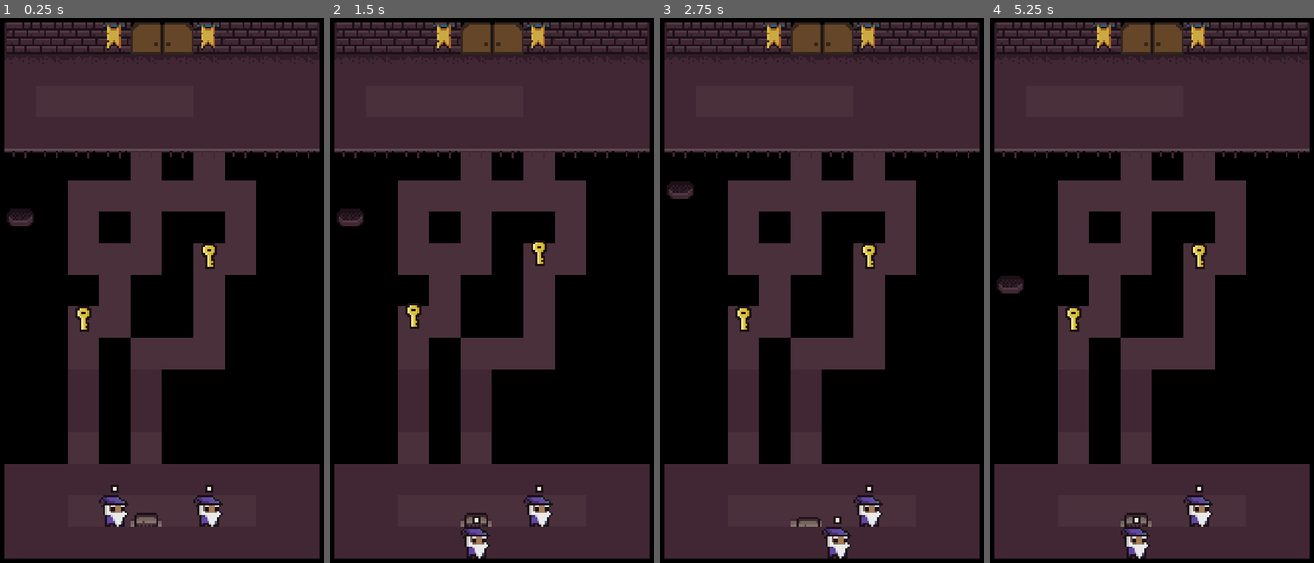
Above: before the commit, frames 1-4 (left to right).
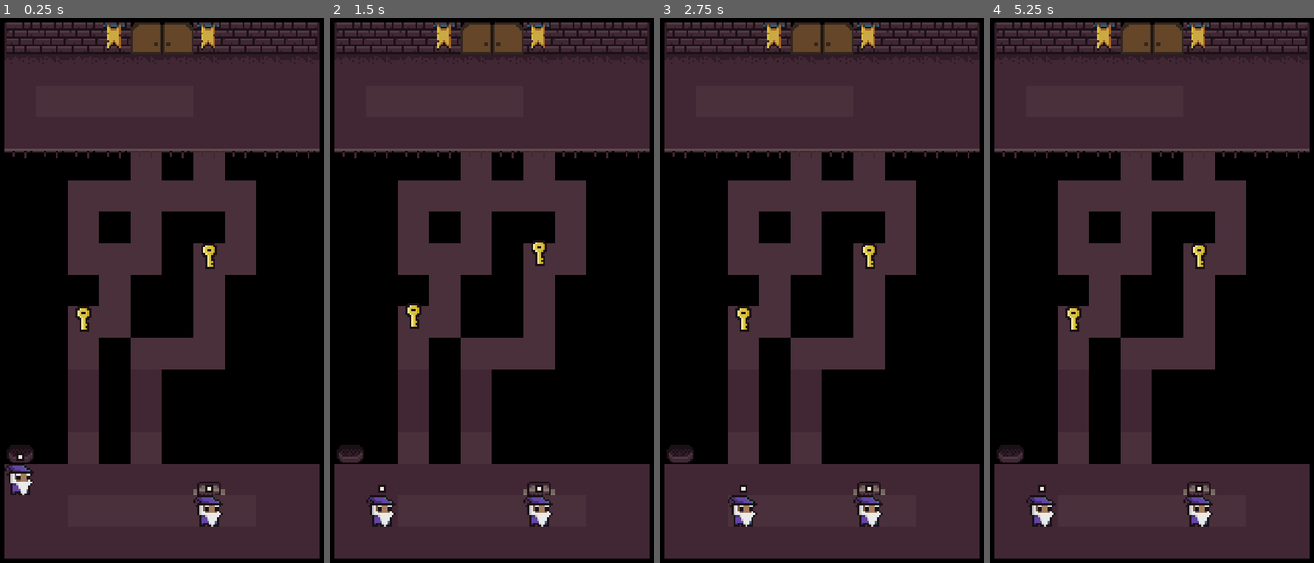
Above: after the commit, the same moments.

Repository: Krol22/void
Game: Godot game, scene res://Scenes/PlayScene.tscn
Same seed, same stepped clock (60 frames per second), same inputs: the game is played once before the commit and once after it.
Inputs:
- Up to frame 1 (0.25 s): no input
- Up to frame 2 (1.5 s): hold Right (ui_right) 0.53-1.28 s; tap Space (ui_select) at 0.77 s; hold Down (ui_down) from 1.28 s (still down)
- Up to frame 3 (2.75 s): tap Space (ui_select) at 1.52 s; release Down (ui_down) at 2.03 s; hold Right (ui_right) from 2.03 s (still down)
- Up to frame 4 (5.25 s): release Right (ui_right) at 2.78 s; hold Up (ui_up) 2.78-3.53 s; tap Space (ui_select) at 3.02, 3.77, 4.52 s; hold Left (ui_left) 3.53-5.03 s; hold Down (ui_down) from 5.03 s (still down)

The runs differ from the first frame. In frame 1, 1.6% of the frame differs, in the area x 1-70%, y 34-94%; in frame 2, 1.6%; in frame 3, 1.6%; in frame 4, 1.6%, in the area x 2-70%, y 47-100%.

Commit message:
functional moving platforms!

Diff:
--- a/Entities/Map/Bridge.gd
+++ b/Entities/Map/Bridge.gd
@@ -8,6 +8,7 @@
 var move = false
 var speed = 20
 var direction = Vector2.UP
+var player
 
 # HOOKS
 func _ready():
@@ -17,6 +18,9 @@
 func _process(delta):
 	if (move && !is_done):
 		position.y = position.y + (direction.y * speed) * delta
+		if (player):
+			player.position.y = position.y
+
 		if (direction.y < 0):
 			var collider = top_ray_cast.get_collider()
 			if (collider):
@@ -24,7 +28,6 @@
 				is_done = true
 		elif (direction.y > 0):
 			var collider = bottom_ray_cast.get_collider()
-			print(collider)
 			if (collider):
 				move = false
 				is_done = true
@@ -46,3 +49,9 @@
 	var pressure_plate = new_pressure_plate
 	pressure_plate.connect("pressure_plate_pressed", self, "_on_pressure_plate_pressed")
 	pressure_plate.connect("pressure_plate_unpressed", self, "_on_pressure_plate_unpressed")
+
+func set_active_player(character: Area2D):
+	player = character
+	top_ray_cast.add_exception(character)
+	bottom_ray_cast.add_exception(character)
+	print(character);
--- a/Entities/Player.gd
+++ b/Entities/Player.gd
@@ -15,6 +15,8 @@
 # TODO State manager
 var alive = true
 var active = false
+var bridge = null
+var pressure_plate = null
 
 # HOOKS
 func _ready():
@@ -85,7 +87,13 @@
 	animation_player.play_backwards("Activate")
 	active = false
 
-
 func kill(_reason):
 	alive = false
 	animation_player.play("Fall")
+
+#TODO I can move it to one object?
+func set_bridge(new_bridge):
+	bridge = new_bridge
+
+func set_pressure_plate(new_pressure_plate):
+	pressure_plate = new_pressure_plate
--- a/Levels/Level0.tscn
+++ b/Levels/Level0.tscn
@@ -30,7 +30,7 @@
 tile_data = PoolIntArray( 4, 4, 0, 5, 2, 0, 6, 2, 0, 7, 11, 0, 10, 11, 0, 11, 2, 0, 12, 2, 0, 13, 3, 0, 65540, 0, 0, 65 …(1064 unchanged characters)…
 
 [node name="Entrance" parent="." instance=ExtResource( 2 )]
-position = Vector2( 120, 248 )
+position = Vector2( 72, 232 )
 
 [node name="Entrance1" parent="." instance=ExtResource( 2 )]
 position = Vector2( 168, 248 )
@@ -53,7 +53,7 @@
 position = Vector2( 104, 152 )
 
 [node name="Bridge" parent="." instance=ExtResource( 6 )]
-position = Vector2( 72, 96 )
+position = Vector2( 72, 216 )
 
 [node name="PressurePlate" parent="." instance=ExtResource( 7 )]
-position = Vector2( 136, 248 )
+position = Vector2( 168, 232 )
--- a/Resources/map_tileset.tres
+++ b/Resources/map_tileset.tres
@@ -2,25 +2,25 @@
 
 [ext_resource path="res://Resources/Assets/0x72_16x16DungeonTileset.v4.png" type="Texture" id=1]
 
+[sub_resource type="ConvexPolygonShape2D" id=1]
+points = PoolVector2Array( 0, 0, 16, 0, 16, 16, 0, 16 )
+
+[sub_resource type="ConvexPolygonShape2D" id=2]
+points = PoolVector2Array( 0, 0, 16, 0, 16, 16, 0, 16 )
+
+[sub_resource type="ConvexPolygonShape2D" id=3]
+points = PoolVector2Array( 0, 0, 16, 0, 16, 16, 0, 16 )
+
+[sub_resource type="ConvexPolygonShape2D" id=4]
+points = PoolVector2Array( 0, 0, 16, 0, 16, 16, 0, 16 )
+
+[sub_resource type="ConvexPolygonShape2D" id=5]
+points = PoolVector2Array( 0, 0, 16, 0, 16, 16, 0, 16 )
+
+[sub_resource type="ConvexPolygonShape2D" id=6]
+points = PoolVector2Array( 0, 0, 16, 0, 16, 16, 0, 16 )
+
 [sub_resource type="ConvexPolygonShape2D" id=7]
-points = PoolVector2Array( 0, 0, 16, 0, 16, 16, 0, 16 )
-
-[sub_resource type="ConvexPolygonShape2D" id=6]
-points = PoolVector2Array( 0, 0, 16, 0, 16, 16, 0, 16 )
-
-[sub_resource type="ConvexPolygonShape2D" id=2]
-points = PoolVector2Array( 0, 0, 16, 0, 16, 16, 0, 16 )
-
-[sub_resource type="ConvexPolygonShape2D" id=10]
-points = PoolVector2Array( 0, 0, 16, 0, 16, 16, 0, 16 )
-
-[sub_resource type="ConvexPolygonShape2D" id=3]
-points = PoolVector2Array( 0, 0, 16, 0, 16, 16, 0, 16 )
-
-[sub_resource type="ConvexPolygonShape2D" id=4]
-points = PoolVector2Array( 0, 0, 16, 0, 16, 16, 0, 16 )
-
-[sub_resource type="ConvexPolygonShape2D" id=5]
 points = PoolVector2Array( 0, 0, 16, 0, 16, 16, 0, 16 )
 
 [sub_resource type="ConvexPolygonShape2D" id=8]
--- a/Scenes/PlayScene.gd
+++ b/Scenes/PlayScene.gd
@@ -66,8 +66,10 @@
 	var collider = character.get_node("RayCast2D").get_collider()
 	if (collider && collider.get_meta("type") == "pressure_plate"):
 		collider.press()
-	else:
-		pressure_plate.unpress()
+		character.set_pressure_plate(collider)
+	elif (character.pressure_plate):
+		character.pressure_plate.unpress()
+		character.set_pressure_plate(null)
 
 	if (is_on_falling_block):
 		var tile_pos = falling_blocks.world_to_map(character.position)
@@ -77,7 +79,6 @@
 			falling_blocks.set_cellv(tile_pos, 13)
 		else:
 			falling_blocks.set_cellv(tile_pos, -1)
-
 
 func _on_key_picked(key):
 	keys_to_pick = keys_to_pick - 1
@@ -149,6 +150,12 @@
 		var collider = character.get_node("RayCast2D").get_collider()
 		if collider && collider.get_meta("type") == "bridge":
 			is_on_bridge = true
+			collider.set_active_player(character)
+			character.set_bridge(collider)
+		elif !collider && character.bridge:
+			character.bridge.set_active_player(null)
+			character.set_bridge(null)
+
 
 	return (
 		is_on_static_tile ||
Not shown: 7 places in Resources/map_tileset.tres that only renumber resources
